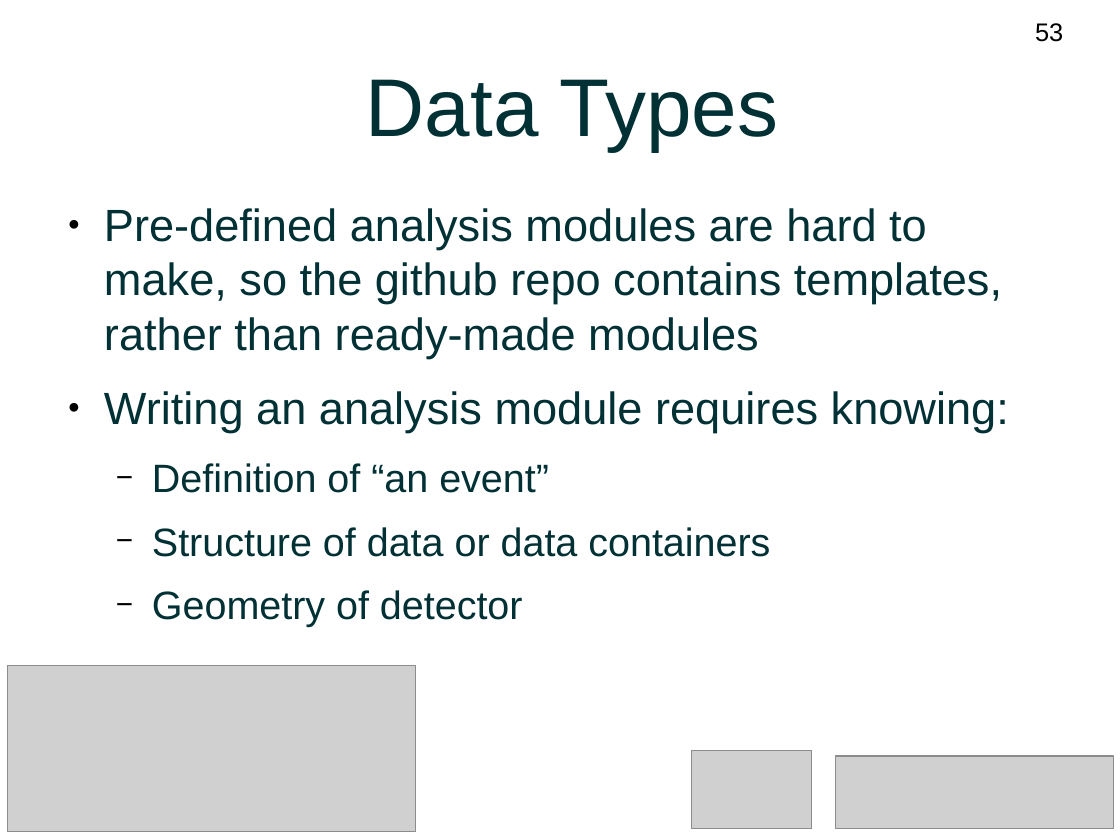
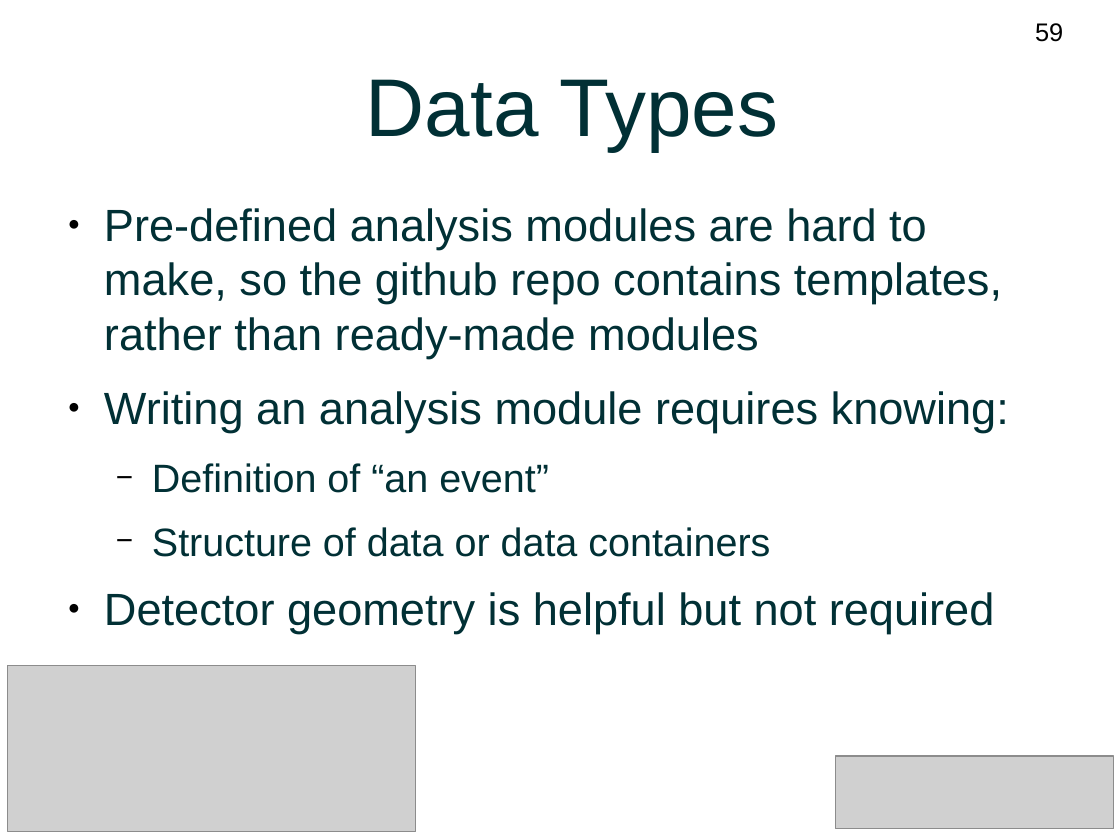
Before and after one commit to DQM4HEP/DQM4HEP-Workshop, a slide deck: slide 59 of BTTB2017-materials/Tutorial.odp (slide 53 before the commit). Drawn at 1120x840 pixels with LibreOffice and Linux fonts; fonts in the diff are those of the drawing; grey boxes stand for pictures. Boxes give left, top, right and bottom in pixels: in the first picture for what was removed or moved away, otherwise in the second. Text is boxed around its words. In the diff, an @@ line names an element or a change of style, - is before the commit and + after.

```diff
--- a/BTTB2017-materials/Tutorial.odp
+++ b/BTTB2017-materials/Tutorial.odp
@@ page number at box(1035, 23, 1063, 42): text changed @@
-53
+59
@@ text at box(104, 592, 995, 633): text changed; size 28 to 32 pt @@
-  − Geometry of detector
+● Detector geometry is helpful but not required
@@ picture removed at box(692, 751, 812, 829) @@
```
Also in this commit, not shown: 61 other slides changed, 7 slides added, 1 slide removed.
